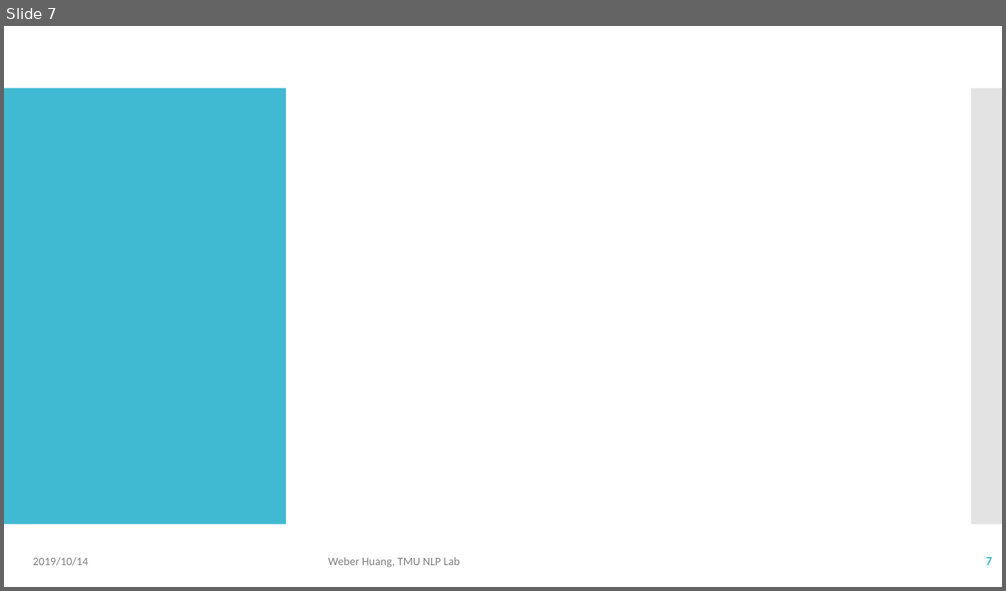
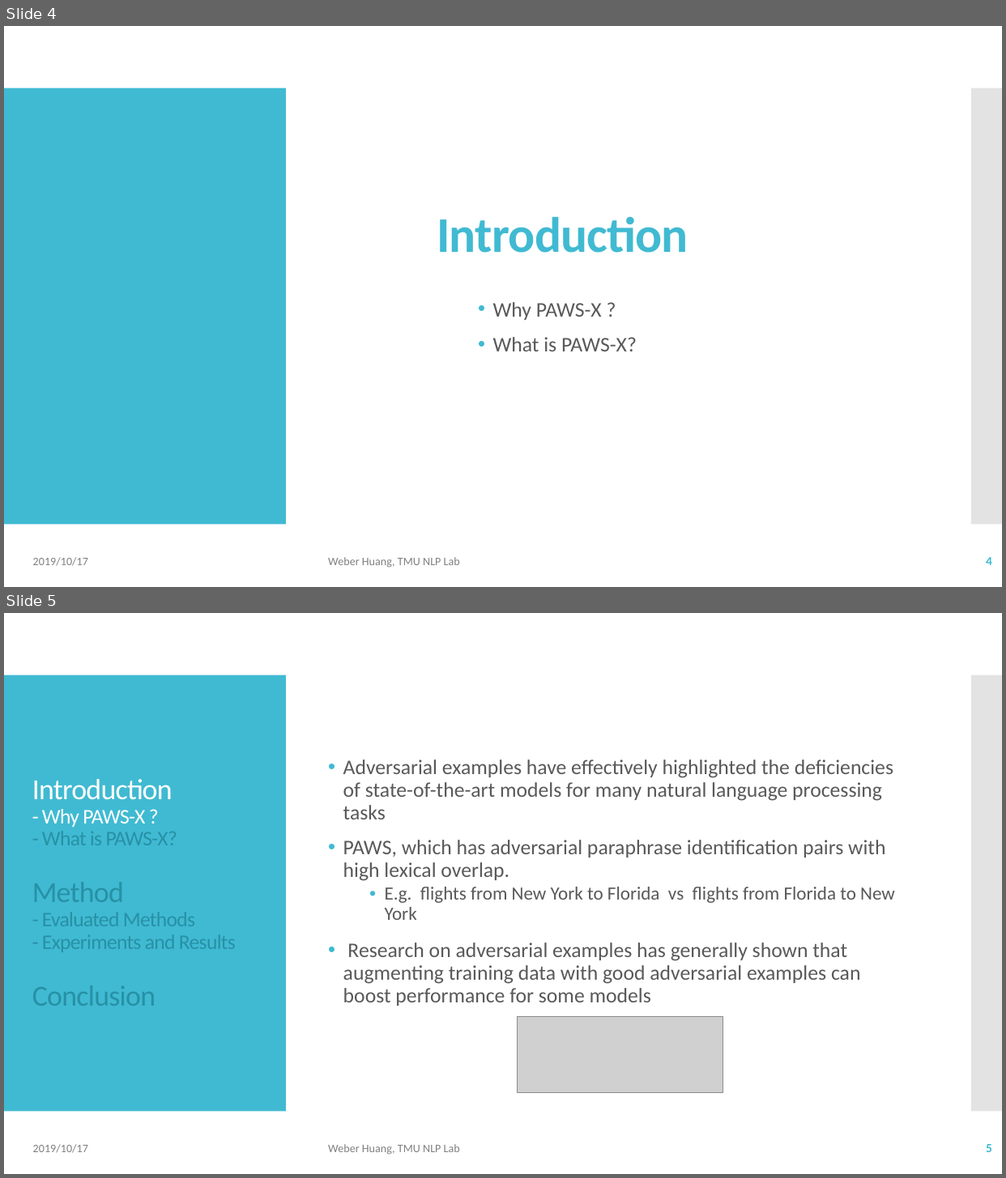
Before and after one commit to Weber12321/TMU-GIDS, a slide deck: Lab/Paper survey I.pptx. Shown one above the other, each under a label of ours: slide 7 before the commit, slides 4 and 5 after it. The pictures are 1006x591 and 1006x1178 pixels, drawn with LibreOffice and Linux fonts; fonts in the diff are those of the drawing; grey boxes stand for pictures. Boxes give left, top, right and bottom in pixels: in the first picture for what was removed or moved away, otherwise in the second. Text is boxed around its words. In the diff, an @@ line names an element or a change of style, - is before the commit and + after.

```diff
--- a/Lab/Paper survey I.pptx
+++ b/Lab/Paper survey I.pptx
@@ slide 5 added at (4, 613, 1002, 1174), background #FFFFFF; not listed: 2 template elements that a slide beside it also shows @@
@@ title added at (32, 779, 236, 1006), 20 pt, text #2791A6 @@
+Introduction
+- Why PAWS-X ?
+- What is PAWS-X?
+Method
+- Evaluated Methods
+- Experiments and Results
+Conclusion
@@ text added at (343, 760, 895, 1006), 20 pt, text #595959 @@
+• Adversarial examples have effectively highlighted the deﬁciencies of state-of-the-art models for many natural language processing tasks
+• PAWS, which has adversarial paraphrase identiﬁcation pairs with high lexical overlap.
+  • E.g. flights from New York to Florida vs flights from Florida to New York
+• Research on adversarial examples has generally shown that augmenting training data with good adversarial examples can boost performance for some models
@@ picture added at (518, 1016, 723, 1093) @@
@@ text added at (33, 1144, 88, 1153), 11 pt, text #808080 @@
+2019/10/17
@@ text added at (328, 1144, 460, 1155), 11 pt, text #808080 @@
+Weber Huang, TMU NLP Lab
@@ page number added at (986, 1144, 992, 1152), 12 pt, text #40BAD2, bold @@
+5
@@ what was slide 7 is now slide 4 @@
@@ slide 4 changed as well @@
@@ title added at (437, 216, 688, 253), 48 pt, text #40BAD2, bold @@
+Introduction
@@ text added at (493, 302, 637, 352), 20 pt, text #595959 @@
+• Why PAWS-X ?
+• What is PAWS-X?
@@ text at (33, 557, 88, 566): text changed @@
-2019/10/14
+2019/10/17
@@ page number at (986, 557, 992, 565): text changed @@
-7
+4
```
Also in this commit, not shown: 10 other slides changed, 8 other slides added, 1 slide removed, 6 other files.
